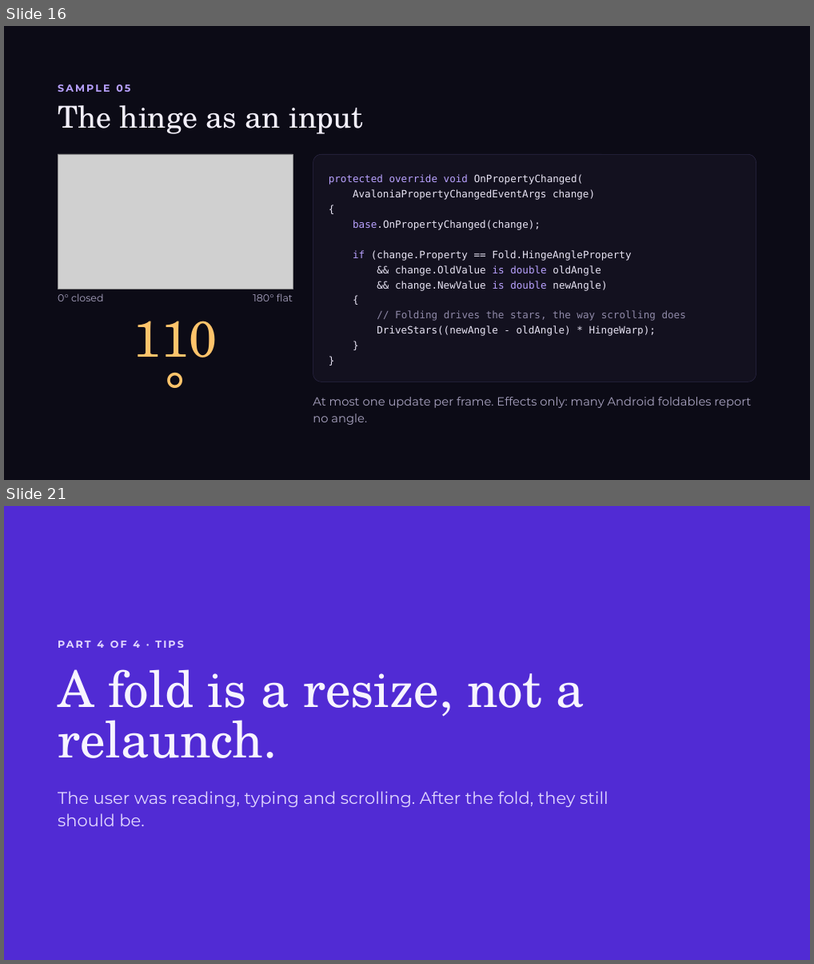
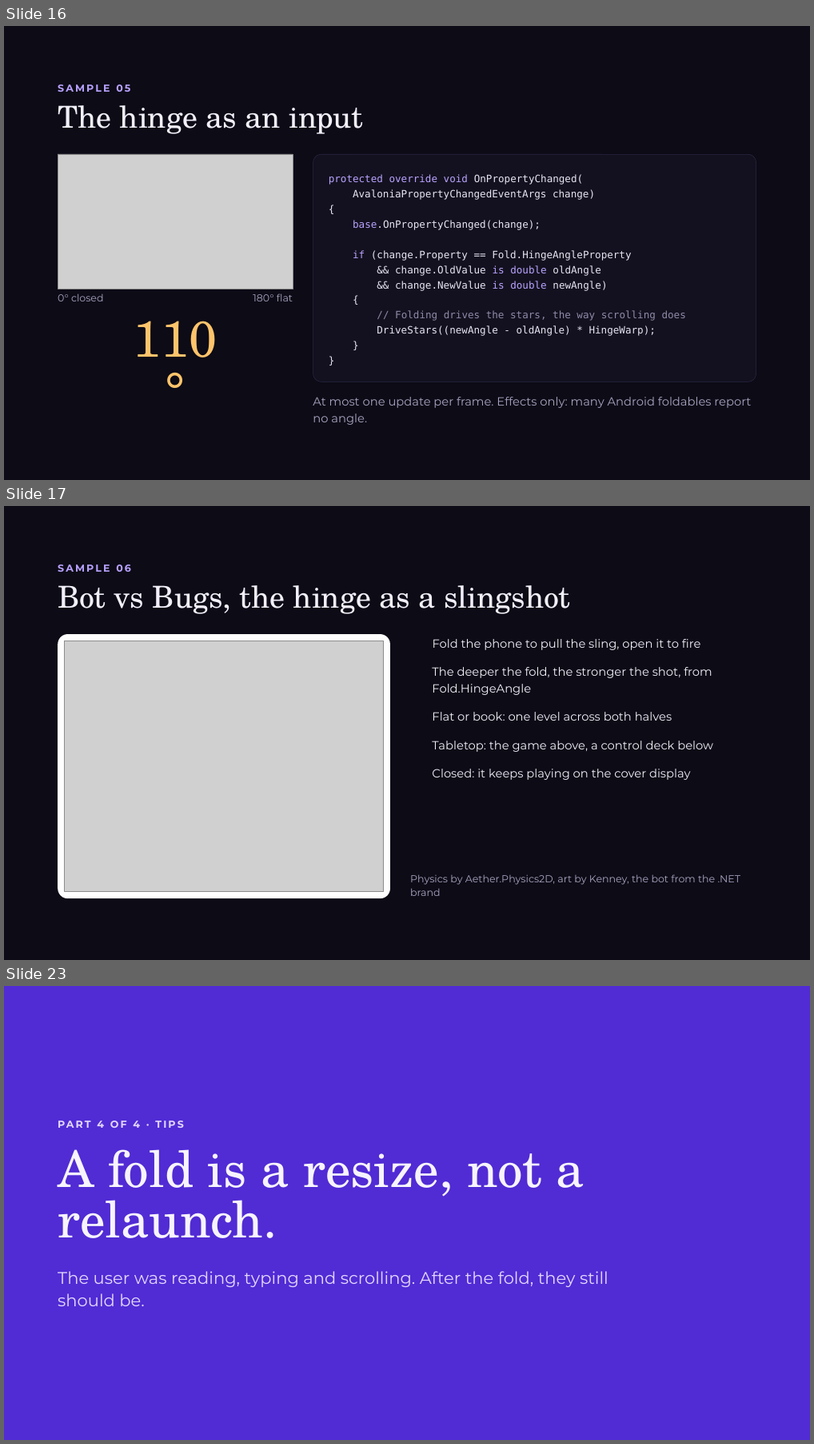
Before and after one commit to jsuarezruiz/dotnetconf2026-avalonia-foldables, a slide deck: Unfold Your UI Foldable Apps with .NET and Avalonia.pptx. Shown one above the other, each under a label of ours: slides 16 and 21 before the commit, slides 16, 17 and 23 after it; the slides between them are not shown. The pictures are 814x964 and 814x1444 pixels, drawn with LibreOffice and Linux fonts; fonts in the diff are those of the drawing; grey boxes stand for pictures; background and template pictures are left out. Boxes give left, top, right and bottom in pixels: in the first picture for what was removed or moved away, otherwise in the second. Text is boxed around its words. In the diff, an @@ line names an element or a change of style, - is before the commit and + after.

```diff
--- a/Unfold Your UI Foldable Apps with .NET and Avalonia.pptx
+++ b/Unfold Your UI Foldable Apps with .NET and Avalonia.pptx
@@ slide 17 added at <box>4,506,810,960</box>, background #0C0B16 @@
@@ text added at <box>58,564,131,572</box>, 12 pt, text #B9A2FF, bold @@
+SAMPLE 06
@@ title added at <box>58,585,570,614</box>, 36 pt, text #F2EFF9 @@
+Bot vs Bugs, the hinge as a slingshot
@@ rounded rectangle added at <box>58,634,390,899</box>, fill #FEFEFE @@
@@ picture added at <box>65,641,384,892</box> @@
@@ text added at <box>433,639,702,650</box>, 14 pt, text #F2EFF9 @@
+Fold the phone to pull the sling, open it to fire
@@ text added at <box>432,667,713,695</box>, 14 pt, text #F2EFF9 @@
+The deeper the fold, the stronger the shot, from Fold.HingeAngle
@@ text added at <box>432,712,672,720</box>, 14 pt, text #F2EFF9 @@
+Flat or book: one level across both halves
@@ text added at <box>432,740,714,752</box>, 14 pt, text #F2EFF9 @@
+Tabletop: the game above, a control deck below
@@ text added at <box>432,768,691,780</box>, 14 pt, text #F2EFF9 @@
+Closed: it keeps playing on the cover display
@@ text added at <box>410,874,742,896</box>, 12 pt, text #A9A3C0 @@
+Physics by Aether.Physics2D, art by Kenney, the bot from the .NET brand
@@ what was slide 21 is now slide 23 @@
```
Also in this commit, not shown: 6 slides changed, 1 other slide added.
